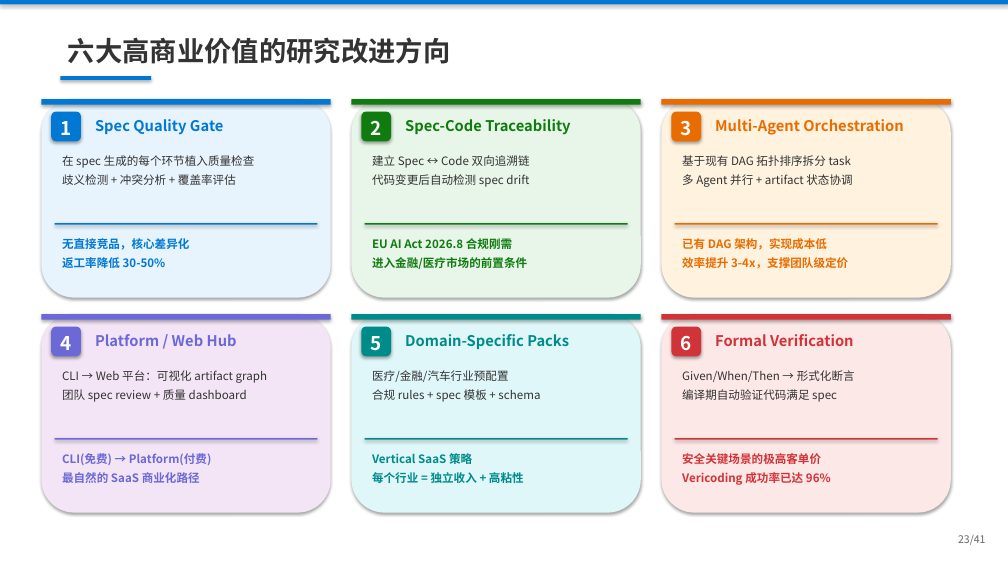
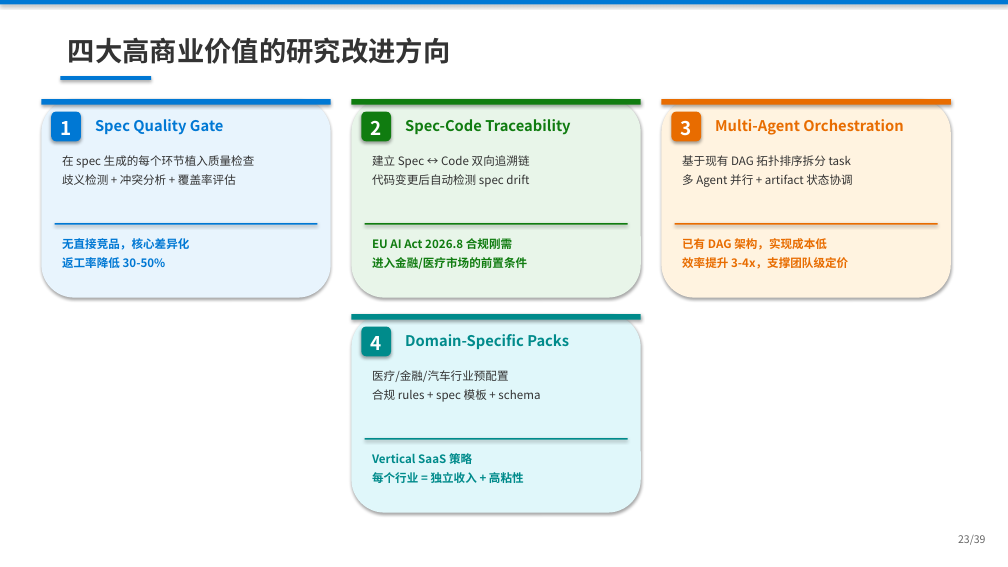
Before and after one commit to ZhifeiDou/OpenSpec_Modify, a slide deck: slide 19 of OpenSpec_技术研究汇报.pptx (slide 23 before the commit). Drawn at 1008x567 pixels with LibreOffice and Linux fonts; fonts in the diff are those of the drawing. Boxes give left, top, right and bottom in pixels: in the first picture for what was removed or moved away, otherwise in the second. Text is boxed around its words. In the diff, an @@ line names an element or a change of style, - is before the commit and + after.

```diff
--- a/OpenSpec_技术研究汇报.pptx
+++ b/OpenSpec_技术研究汇报.pptx
@@ text at (68,37,451,64): text changed @@
-六大高商业价值的研究改进方向
+四大高商业价值的研究改进方向
@@ rounded rectangle removed at (42,315,331,513) @@
@@ rectangle removed at (42,315,331,320) @@
@@ rounded rectangle removed at (51,327,81,356) @@
@@ rounded rectangle removed at (662,315,951,513) @@
@@ rectangle removed at (662,315,951,320) @@
@@ rounded rectangle removed at (671,327,701,356) @@
@@ text removed at (61,336,72,350) @@
-4
@@ text removed at (95,334,237,346) @@
-Platform / Web Hub
@@ text at (371,336,382,350): text changed @@
-5
+4
@@ text removed at (681,336,692,350) @@
-6
@@ text removed at (715,334,854,346) @@
-Formal Verification
@@ text removed at (62,370,267,402) @@
-CLI → Web 平台：可视化 artifact graph
-团队 spec review + 质量 dashboard
@@ text removed at (682,370,855,402) @@
-Given/When/Then → 形式化断言
-编译期自动验证代码满足 spec
@@ rectangle removed at (54,439,318,440) @@
@@ rectangle removed at (675,439,938,440) @@
@@ text removed at (62,453,212,483) @@
-CLI(免费) → Platform(付费)
-最自然的 SaaS 商业化路径
@@ text removed at (682,453,831,485) @@
-安全关键场景的极高客单价
-Vericoding 成功率已达 96%
@@ text at (958,535,985,545): text changed @@
-23/41
+23/39
```
Also in this commit, not shown: 34 other slides changed, 6 slides removed.
